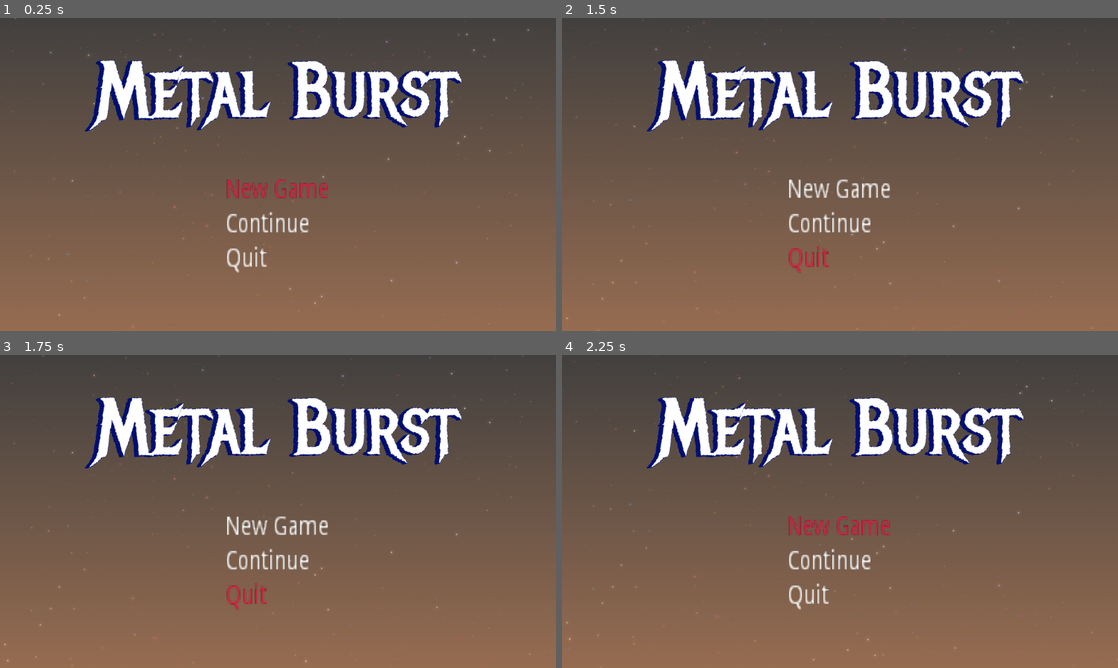
Above: before the commit, frames 1-4 (two rows, left to right).
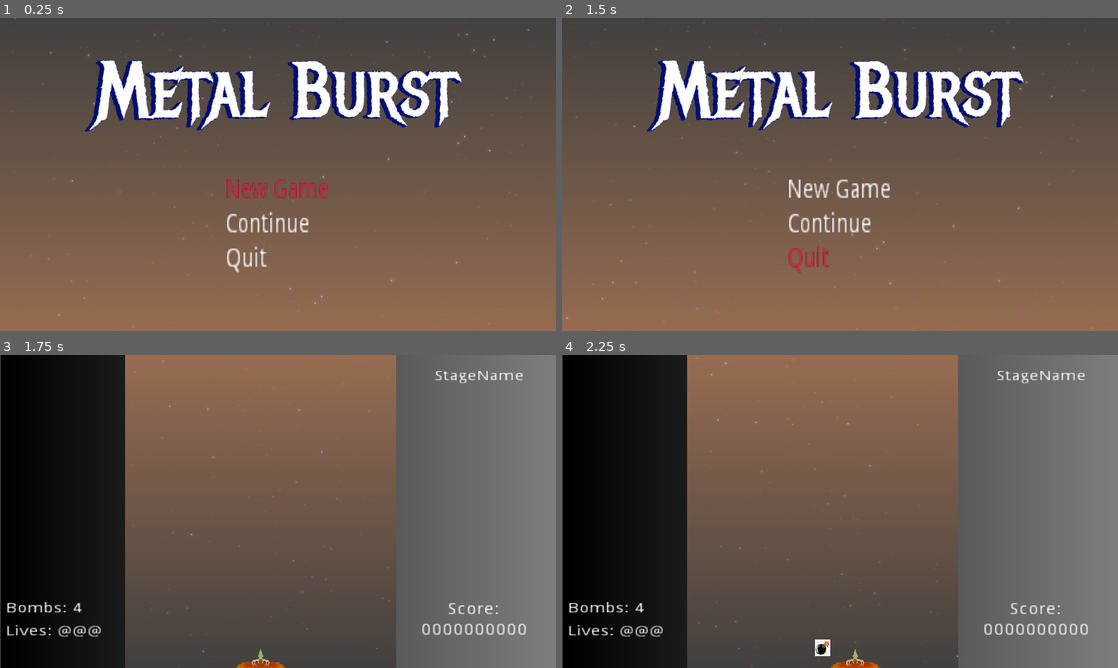
Above: after the commit, the same moments.

Repository: kyperbelt/MetalBurstPGJ
Game: Godot game, scene res://Prefabs_UIScreens/TitleScreen.tscn
The game is run twice, just before and just after one commit, with the same random seed, the same clock (stepped at 60 frames per second) and the same inputs.
Inputs:
- Up to frame 1 (0.25 s): no input
- Up to frame 2 (1.5 s): tap Enter (ui_accept) at 0.5, 0.77 s; hold D (move_right) 0.53-1.28 s; hold Space (fire) 0.53-1.28 s; hold S (move_down) from 1.28 s (still down); tap Shift (move_slower) at 1.35 s
- Up to frame 3 (1.75 s): keep holding S (move_down); tap Enter (ui_accept) at 1.52 s
- Up to frame 4 (2.25 s): release S (move_down) at 2.03 s; hold D (move_right) from 2.03 s (still down); hold X (player_bomb) from 2.03 s (still down)

Frames 1-2 are identical in both runs. In frame 3, 85% of the frame differs, in the area x 0-100%, y 0-100%; in frame 4, 85%.

Commit message:
fixing dependencies

Diff:
--- a/MetalBurstGame/Stages/TestStage.tscn
+++ b/MetalBurstGame/Stages/TestStage.tscn
@@ -1,14 +1,19 @@
 [gd_scene load_steps=12 format=2]
 
 [ext_resource path="res://systems/Level.tscn" type="PackedScene" id=1]
-[ext_resource path="res://Objects/Enemy.tscn" type="PackedScene" id=2]
-[ext_resource path="res://backgrounds/SpaceBackground.tscn" type="PackedScene" id=3]
-[ext_resource path="res://placeholder_assets/audio/metal_burst-01.wav" type="AudioStream" id=4]
-[ext_resource path="res://Screens/InformationDisplay.tscn" type="PackedScene" id=5]
+[ext_resource path="res://Prefabs_StageFoes/Enemy.tscn" type="PackedScene" id=2]
+[ext_resource path="res://Prefabs_Backgrounds/SpaceBackground.tscn" type="PackedScene" id=3]
+[ext_resource path="res://Assets_Audio/BGM/metal_burst-01.wav" type="AudioStream" id=4]
+[ext_resource path="res://Prefabs_UIScreens/InformationDisplay.tscn" type="PackedScene" id=5]
 [ext_resource path="res://systems/StageDirector/StageDirector.tscn" type="PackedScene" id=6]
 [ext_resource path="res://systems/StageDirector/Events/SpawnEvent.tscn" type="PackedScene" id=7]
 [ext_resource path="res://systems/StageDirector/Events/EndStageEvent.tscn" type="PackedScene" id=8]
-[ext_resource path="res://Screens/GameOverScreen.tscn" type="PackedScene" id=9]
+[ext_resource path="res://Prefabs_UIScreens/GameOverScreen.tscn" type="PackedScene" id=9]
+
+
+
+
+
 
 [sub_resource type="Gradient" id=1]
 
--- a/MetalBurstGame/project.godot
+++ b/MetalBurstGame/project.godot
@@ -17,21 +17,41 @@
 "base": "Node2D",
 "class": "Enemy",
 "language": "GDScript",
-"path": "res://Objects/SimpleEnemyAi.gd"
+"path": "res://Prefabs_StageFoes/SimpleEnemyAi.gd"
 }, {
 "base": "Control",
 "class": "InformationDisplay",
 "language": "GDScript",
 "path": "res://Prefabs_UIScreens/InformationDisplay.gd"
+}, {
+"base": "StageEvent",
+"class": "PositionalEvent",
+"language": "GDScript",
+"path": "res://systems/StageDirector/Events/PositionalEvent.gd"
+}, {
+"base": "PositionalEvent",
+"class": "SpawnEvent",
+"language": "GDScript",
+"path": "res://systems/StageDirector/Events/SpawnEvent.gd"
+}, {
+"base": "Node2D",
+"class": "StageDirector",
+"language": "GDScript",
+"path": "res://systems/StageDirector/StageDirector.gd"
+}, {
+"base": "Node2D",
+"class": "StageEvent",
+"language": "GDScript",
+"path": "res://systems/StageDirector/StageEvent.gd"
 } ]
 _global_script_class_icons={
-"EndStageEvent": "res://placeholder_assets/tools/exit.png",
+"EndStageEvent": "",
 "Enemy": "",
 "InformationDisplay": "",
-"PositionalEvent": "res://placeholder_assets/class_icons/StageEvent.png",
-"SpawnEvent": "res://placeholder_assets/tools/entity.png",
-"StageDirector": "res://placeholder_assets/tools/director.png",
-"StageEvent": "res://placeholder_assets/class_icons/StageEvent.png"
+"PositionalEvent": "",
+"SpawnEvent": "",
+"StageDirector": "",
+"StageEvent": ""
 }
 
 [application]
--- a/MetalBurstGame/systems/Engine.tscn
+++ b/MetalBurstGame/systems/Engine.tscn
@@ -1,7 +1,8 @@
 [gd_scene load_steps=3 format=2]
 
-[ext_resource path="res://systems/Engine.gd" type="Script" id=1]
+[ext_resource path="res://systems/StageEngine.gd" type="Script" id=1]
 [ext_resource path="res://Prefabs_PlayerRelevant/Projectiles.tscn" type="PackedScene" id=3]
+
 
 [node name="Engine" type="Node"]
 script = ExtResource( 1 )
Not shown, changed: MetalBurstGame/Assets_Backgrounds/class_icons/StageEvent.png.import
Not shown, changed: MetalBurstGame/Assets_Backgrounds/tools/director.png.import
Not shown, changed: MetalBurstGame/Assets_Backgrounds/tools/entity.png.import
Not shown, changed: MetalBurstGame/Assets_Backgrounds/tools/exit.png.import
Not shown, changed: MetalBurstGame/Assets_Backgrounds/tools/open.png.import
Not shown, changed: MetalBurstGame/Assets_Backgrounds/tools/pointA.png.import
Not shown, changed: MetalBurstGame/Assets_Backgrounds/tools/pointB.png.import
Not shown, changed: MetalBurstGame/Assets_Backgrounds/tools/star.png.import
